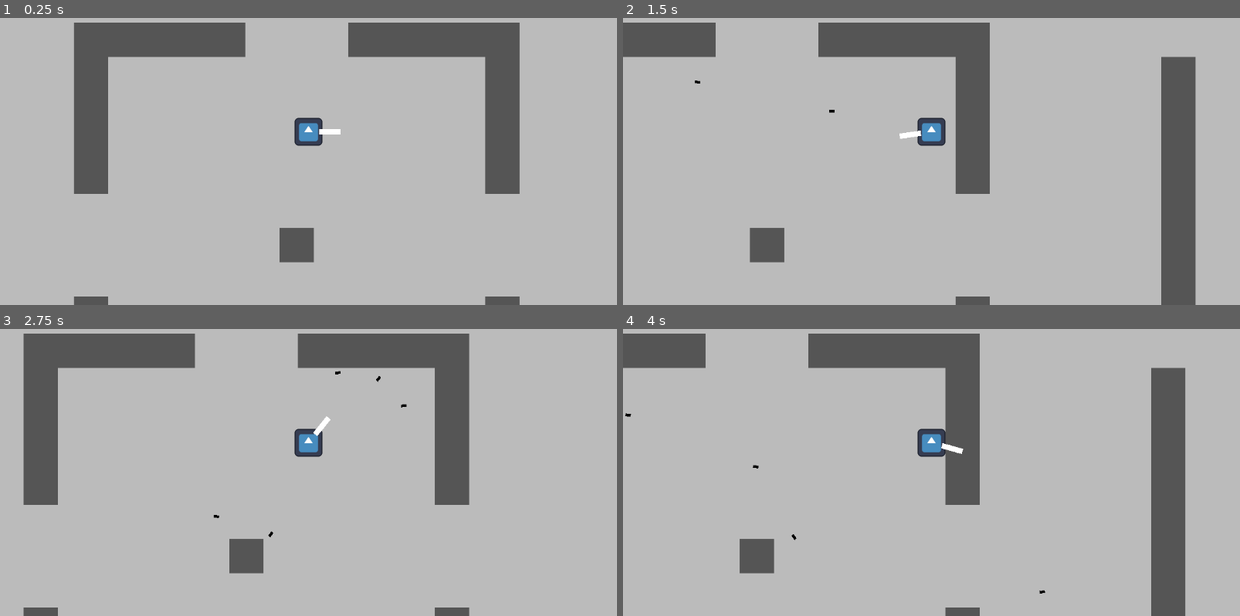
Above: before the commit, frames 1-4 (two rows, left to right).
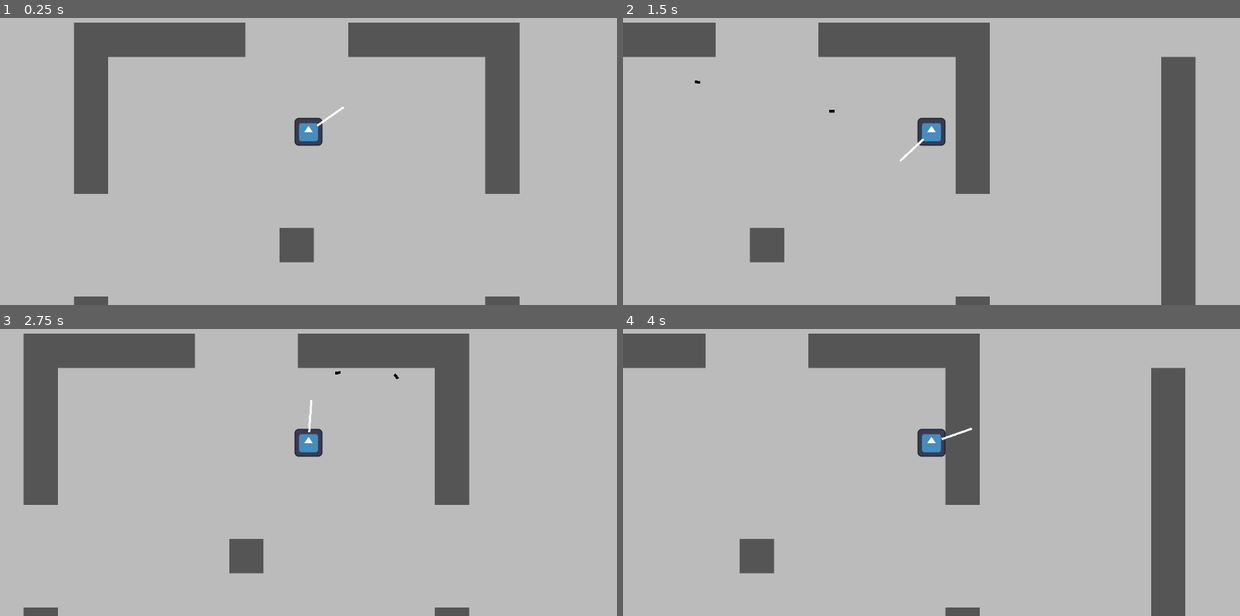
Above: after the commit, the same moments.

Repository: ainz88988/grupp-project-spel
Game: Godot game, scene res://scenes/main scene.tscn
Two runs of this game, one before a commit and one after it. Both use one fixed random seed, a clock stepped at 60 frames per second and the inputs below. The engine's default icon, where the game draws it, is replaced by a stand-in: a white triangle on a blue panel in a dark square.
Inputs (mouse positions are in pixels of both pictures, inside the frame that each line leads up to):
- Up to frame 1 (0.25 s): no input
- Up to frame 2 (1.5 s): tap Enter (ui_accept) at 0.5, 0.77 s; move the mouse to (1067, 115) at 0.52 s; press the mouse at (1067, 115) at 0.53 s; hold D (right) from 0.53 s (still down); tap B (switch_firemode, bound only after the commit) at 0.8, 1.35 s; move the mouse to (808, 150) at 1.27 s; release the mouse at (808, 150) at 1.28 s
- Up to frame 3 (2.75 s): tap Enter (ui_accept) at 1.52 s; click (185, 461) at 1.55 s; move the mouse to (370, 366) at 2.02 s; release D (right) at 2.03 s; press the mouse at (370, 366) at 2.03 s; hold A (left) from 2.03 s (still down); tap B (switch_firemode, bound only after the commit) at 2.3 s
- Up to frame 4 (4 s): move the mouse to (900, 512) at 2.77 s; release A (left) at 2.78 s; release the mouse at (900, 512) at 2.78 s; hold D (right) from 2.78 s (still down); tap Mouse wheel down (scroll_down) at 2.85 s; tap Enter (ui_accept) at 3.02, 3.77 s; click (900, 512) at 3.05 s; move the mouse to (1116, 495) at 3.52 s; tap Mouse wheel up (scroll_up) at 3.6 s; tap B (switch_firemode, bound only after the commit) at 3.8 s

The runs differ from the first frame. In frame 1, 0.1% of the frame differs, in the area x 51-56%, y 30-41%; in frame 2, 0.1%; in frame 3, 0.2%, in the area x 34-66%, y 15-73%; in frame 4, 0.2%.

Commit message:
alexej_ändringar

Diff:
--- a/project.godot
+++ b/project.godot
@@ -57,6 +57,11 @@
 "events": [Object(InputEventMouseButton,"resource_local_to_scene":false,"resource_name":"","device":-1,"window_id":0,"a …(259 unchanged characters)…
 ]
 }
+switch_firemode={
+"deadzone": 0.5,
+"events": [Object(InputEventKey,"resource_local_to_scene":false,"resource_name":"","device":-1,"window_id":0,"alt_pressed":false,"shift_pressed":false,"ctrl_pressed":false,"meta_pressed":false,"pressed":false,"keycode":0,"physical_keycode":66,"key_label":0,"unicode":98,"location":0,"echo":false,"script":null)
+]
+}
 
 [layer_names]
 
--- a/scenes/Player.tscn
+++ b/scenes/Player.tscn
@@ -1,17 +1,18 @@
 [gd_scene load_steps=5 format=3 uid="uid://dka1demh6wrxk"]
 
 [ext_resource type="Script" path="res://scripts/Player.gd" id="1_tcpjd"]
-[ext_resource type="PackedScene" uid="uid://bo3rndwoscbew" path="res://scenes/Bullet.tscn" id="2_tytor"]
 [ext_resource type="Texture2D" uid="uid://bnvdyj8lfecdc" path="res://icon.svg" id="2_ya08d"]
 
 [sub_resource type="RectangleShape2D" id="RectangleShape2D_bdv70"]
 size = Vector2(52, 52)
 
+[sub_resource type="RectangleShape2D" id="RectangleShape2D_r10qp"]
+size = Vector2(60, 4)
+
 [node name="Player" type="CharacterBody2D"]
 z_index = 3
 motion_mode = 1
 script = ExtResource("1_tcpjd")
-bullet_scene = ExtResource("2_tytor")
 
 [node name="Camera2D" type="Camera2D" parent="."]
 
@@ -27,6 +28,19 @@
 position = Vector2(50, 0)
 
 [node name="ColorRect" type="ColorRect" parent="Barrel"]
+visible = false
 offset_top = -5.0
 offset_right = 40.0
 offset_bottom = 5.0
+
+[node name="Sword" type="Area2D" parent="."]
+
+[node name="CollisionShape2D" type="CollisionShape2D" parent="Sword"]
+position = Vector2(50, 0)
+shape = SubResource("RectangleShape2D_r10qp")
+
+[node name="ColorRect" type="ColorRect" parent="Sword"]
+offset_left = 20.0
+offset_top = -2.0
+offset_right = 80.0
+offset_bottom = 2.0
--- a/scenes/Zombie.tscn
+++ b/scenes/Zombie.tscn
@@ -1,6 +1,6 @@
 [gd_scene load_steps=4 format=3 uid="uid://ciliodrgqo22s"]
 
-[ext_resource type="Script" path="res://scenes/Zombie.gd" id="1_4wujx"]
+[ext_resource type="Script" path="res://scripts/Zombie.gd" id="1_4wujx"]
 [ext_resource type="Script" path="res://scenes/Zombie_collision.gd" id="2_awptk"]
 
 [sub_resource type="CircleShape2D" id="CircleShape2D_hyl18"]
--- a/scripts/Player.gd
+++ b/scripts/Player.gd
@@ -6,11 +6,13 @@
 @export var walk_speed = 300
 @export var sprint_speed = 500
 @onready var barrel = $Barrel
+@onready var sword = $Sword
 
 var direction_to_mouse = Vector2.ZERO
 var angle_to_mouse = 0
 var barrel_length = 40
 var cooldown = false
+var sword_attack_animation_length = 0
 
 var spread_sum = 0
 
@@ -20,17 +22,17 @@
 
 var arsenal = {
 	"Pistol": {
-		"fire_mode": "automatic",
+		"fire_mode": ["semi", "automatic"],
 		"bullets_per_shot": 1,
-		"fire_rate": 0.5,
+		"fire_rate": 2,
 		"spread": 2, #degrees
 		"bullet_type": "9mm",
 		"bullet_damage": 2
 	},
 	"Shotgun": {
-		"fire_mode": "automatic",
+		"fire_mode": ["semi", "automatic"],
 		"bullets_per_shot" : 7,
-		"fire_rate": 2,
+		"fire_rate": 0.5,
 		"spread": 6, # degrees
 		"bullet_type": "buckshot",
 		"bullet_damage": 1
@@ -45,6 +47,7 @@
 var arsenal_keys = arsenal.keys()
 
 var selected_weapon = "Pistol"
+var fire_mode_index = 0
 
 func _physics_process(delta):
 	var direction = Vector2(Input.get_axis("left", "right"), Input.get_axis("up", "down")).normalized()
@@ -55,15 +58,6 @@
 	#print("Velocity: " + str(velocity.length()))
 	move_and_slide()
 
-	if grabbed:
-		active_timer += delta
-
-		if active_timer >= time_to_nibbling:
-			take_damage(10)
-			print("Ouch!")
-
-	else:
-		active_timer = 0.0
 
 func take_damage(damage : float):
 	health -= damage
@@ -83,6 +77,23 @@
 
 	barrel.rotation = angle_to_mouse
 
+	sword.rotation = angle_to_mouse + deg_to_rad(-35)
+
+	var clock = 0
+
+	while clock <= sword_attack_animation_length:
+		clock += delta
+
+	if grabbed:
+		active_timer += delta
+
+		if active_timer >= time_to_nibbling:
+			take_damage(10)
+			print("Ouch!")
+
+	else:
+		active_timer = 0.0
+
 	var pivot_distance = 20
 	barrel.position = Vector2(cos(angle_to_mouse), sin(angle_to_mouse)) * pivot_distance
 
@@ -97,20 +108,23 @@
 		selected_weapon = arsenal_keys[current_index]
 		print("Selected weapon: ", selected_weapon)
 
+	if Input.is_action_just_pressed("switch_firemode"):
+		fire_mode_index = (fire_mode_index + 1) % 2
+		print(fire_mode_index)
 
 	if !cooldown:
 		if selected_weapon == "Pistol" or selected_weapon == "Shotgun":
-			if arsenal[selected_weapon]["fire_mode"] == "automatic":
+			if arsenal[selected_weapon]["fire_mode"][fire_mode_index] == "automatic":
 				if Input.is_action_pressed("attack"):
 					cooldown = true
 					shoot()
-					await get_tree().create_timer(arsenal[selected_weapon]["fire_rate"]).timeout
+					await get_tree().create_timer(1.0 / arsenal[selected_weapon]["fire_rate"]).timeout
 					cooldown = false
-			else:
+			elif arsenal[selected_weapon]["fire_mode"][fire_mode_index] == "semi":
 				if Input.is_action_just_pressed("attack"):
 					cooldown = true
 					shoot()
-					await get_tree().create_timer(arsenal[selected_weapon]["fire_rate"]).timeout
+					await get_tree().create_timer(1.0 / arsenal[selected_weapon]["fire_rate"]).timeout
 					cooldown = false
 
 
--- a/scripts/bullet.gd
+++ b/scripts/bullet.gd
@@ -2,7 +2,7 @@
 
 var bullet_type = "9mm"
 @export var speed = 800
-@export var max_bounces = 100000000000
+@export var max_bounces = 3
 var damage
 var bounce_count = 0
 
Not shown: 2 places in scenes/bullet.tscn that only renumber resources
Renamed: scenes/Zombie.gd -> scripts/Zombie.gd
